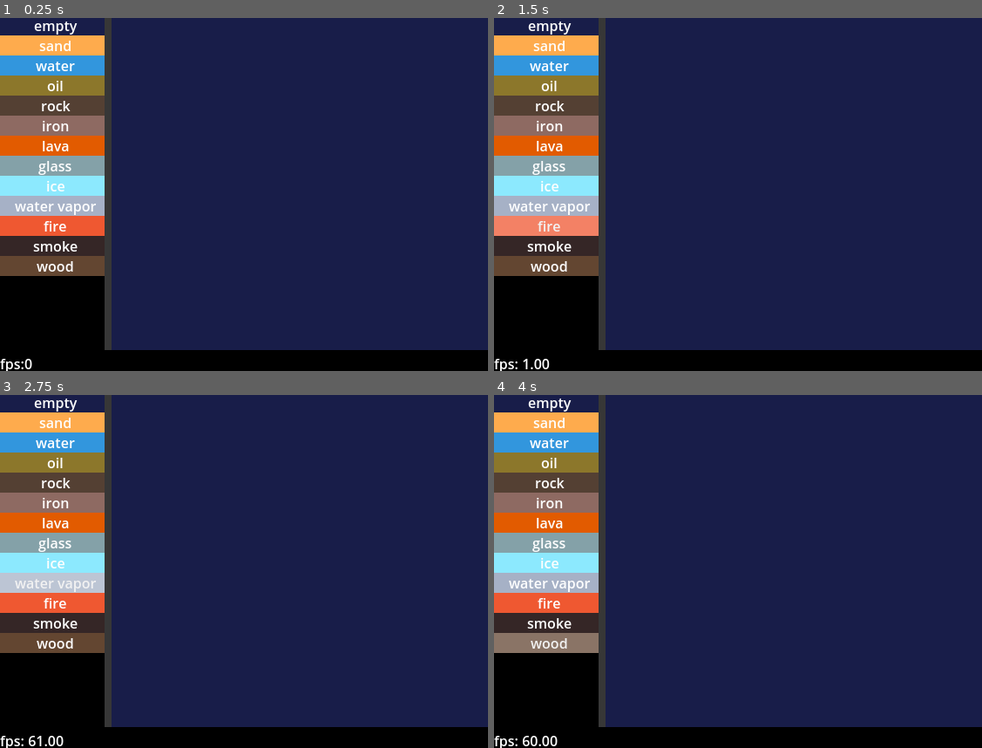
Above: before the commit, frames 1-4 (two rows, left to right).
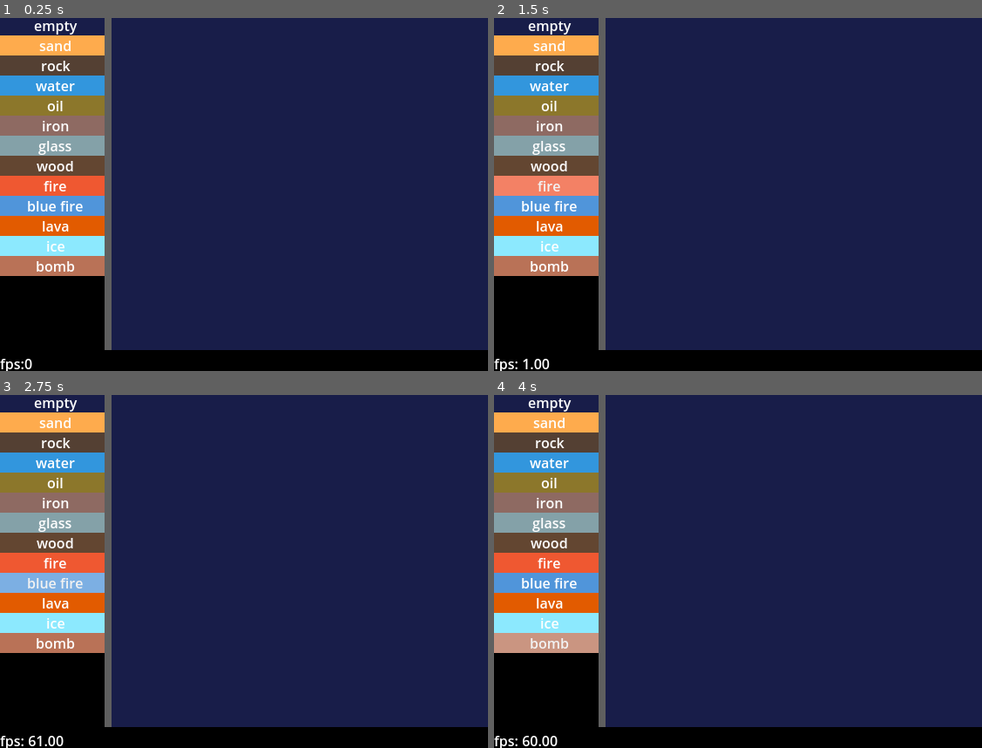
Above: after the commit, the same moments.

Repository: kiwijuice56/sand-spoon
Game: Godot game, scene res://main/main.tscn
The game is run twice, just before and just after one commit, with the same random seed, the same clock (stepped at 60 frames per second) and the same inputs.
Inputs (mouse positions are in pixels of both pictures, inside the frame that each line leads up to):
- Up to frame 1 (0.25 s): no input
- Up to frame 2 (1.5 s): click "empty" at 0.5 s; click "fire" at 1.25 s
- Up to frame 3 (2.75 s): click (53, 582) at 2 s, where only the run after the commit has a clickable "blue fire"
- Up to frame 4 (4 s): click (547, 624) at 2.75 s, where only the run before the commit has a clickable "smoke"; click (547, 642) at 3.5 s, where only the run after the commit has a clickable "bomb"

The runs differ from the first frame. In frame 1, 13% of the frame differs, in the area x 0-23%, y 0-95%; in frame 2, 13%; in frame 3, 13%; in frame 4, 13%.

Commit message:
Custom icons, explosions

Diff:
--- /dev/null
+++ b/main/icons/element_icon.svg
@@ -0,0 +1,19 @@
+<?xml version="1.0" encoding="UTF-8" ?>
+<svg version="1.1" width="36" height="36" xmlns="http://www.w3.org/2000/svg" shape-rendering="crispEdges">
+<rect x="16" y="12" width="4" height="4" fill="#FFFFFF" />
+<rect x="12" y="16" width="4" height="4" fill="#FFFFFF" />
+<rect x="16" y="16" width="4" height="4" fill="#FFFFFF" />
+<rect x="20" y="16" width="4" height="4" fill="#FFFFFF" />
+<rect x="8" y="20" width="4" height="4" fill="#FFFFFF" />
+<rect x="12" y="20" width="4" height="4" fill="#FFFFFF" />
+<rect x="16" y="20" width="4" height="4" fill="#FFFFFF" />
+<rect x="20" y="20" width="4" height="4" fill="#FFFFFF" />
+<rect x="24" y="20" width="4" height="4" fill="#FFFFFF" />
+<rect x="4" y="24" width="4" height="4" fill="#FFFFFF" />
+<rect x="8" y="24" width="4" height="4" fill="#FFFFFF" />
+<rect x="12" y="24" width="4" height="4" fill="#FFFFFF" />
+<rect x="16" y="24" width="4" height="4" fill="#FFFFFF" />
+<rect x="20" y="24" width="4" height="4" fill="#FFFFFF" />
+<rect x="24" y="24" width="4" height="4" fill="#FFFFFF" />
+<rect x="28" y="24" width="4" height="4" fill="#FFFFFF" />
+</svg>
--- /dev/null
+++ b/main/icons/fluid_icon.svg
@@ -0,0 +1,24 @@
+<?xml version="1.0" encoding="UTF-8" ?>
+<svg version="1.1" width="36" height="36" xmlns="http://www.w3.org/2000/svg" shape-rendering="crispEdges">
+<rect x="16" y="4" width="4" height="4" fill="#BFEFFF" />
+<rect x="16" y="8" width="4" height="4" fill="#BFEFFF" />
+<rect x="12" y="12" width="4" height="4" fill="#BFEFFF" />
+<rect x="16" y="12" width="4" height="4" fill="#BFEFFF" />
+<rect x="20" y="12" width="4" height="4" fill="#BFEFFF" />
+<rect x="12" y="16" width="4" height="4" fill="#BFEFFF" />
+<rect x="16" y="16" width="4" height="4" fill="#BFEFFF" />
+<rect x="20" y="16" width="4" height="4" fill="#BFEFFF" />
+<rect x="8" y="20" width="4" height="4" fill="#BFEFFF" />
+<rect x="12" y="20" width="4" height="4" fill="#BFEFFF" />
+<rect x="16" y="20" width="4" height="4" fill="#BFEFFF" />
+<rect x="20" y="20" width="4" height="4" fill="#BFEFFF" />
+<rect x="24" y="20" width="4" height="4" fill="#BFEFFF" />
+<rect x="8" y="24" width="4" height="4" fill="#BFEFFF" />
+<rect x="12" y="24" width="4" height="4" fill="#BFEFFF" />
+<rect x="16" y="24" width="4" height="4" fill="#BFEFFF" />
+<rect x="20" y="24" width="4" height="4" fill="#BFEFFF" />
+<rect x="24" y="24" width="4" height="4" fill="#BFEFFF" />
+<rect x="12" y="28" width="4" height="4" fill="#BFEFFF" />
+<rect x="16" y="28" width="4" height="4" fill="#BFEFFF" />
+<rect x="20" y="28" width="4" height="4" fill="#BFEFFF" />
+</svg>
--- /dev/null
+++ b/main/icons/metal_icon.svg
@@ -0,0 +1,22 @@
+<?xml version="1.0" encoding="UTF-8" ?>
+<svg version="1.1" width="36" height="36" xmlns="http://www.w3.org/2000/svg" shape-rendering="crispEdges">
+<rect x="12" y="4" width="4" height="4" fill="#FFFABF" />
+<rect x="16" y="4" width="4" height="4" fill="#FFFABF" />
+<rect x="20" y="4" width="4" height="4" fill="#FFFABF" />
+<rect x="8" y="8" width="4" height="4" fill="#FFFABF" />
+<rect x="24" y="8" width="4" height="4" fill="#FFFABF" />
+<rect x="4" y="12" width="4" height="4" fill="#FFFABF" />
+<rect x="16" y="12" width="4" height="4" fill="#FFFABF" />
+<rect x="20" y="12" width="4" height="4" fill="#FFFABF" />
+<rect x="28" y="12" width="4" height="4" fill="#FFFABF" />
+<rect x="4" y="16" width="4" height="4" fill="#FFFABF" />
+<rect x="20" y="16" width="4" height="4" fill="#FFFABF" />
+<rect x="28" y="16" width="4" height="4" fill="#FFFABF" />
+<rect x="4" y="20" width="4" height="4" fill="#FFFABF" />
+<rect x="28" y="20" width="4" height="4" fill="#FFFABF" />
+<rect x="8" y="24" width="4" height="4" fill="#FFFABF" />
+<rect x="24" y="24" width="4" height="4" fill="#FFFABF" />
+<rect x="12" y="28" width="4" height="4" fill="#FFFABF" />
+<rect x="16" y="28" width="4" height="4" fill="#FFFABF" />
+<rect x="20" y="28" width="4" height="4" fill="#FFFABF" />
+</svg>
--- /dev/null
+++ b/main/icons/powder_icon.svg
@@ -0,0 +1,20 @@
+<?xml version="1.0" encoding="UTF-8" ?>
+<svg version="1.1" width="36" height="36" xmlns="http://www.w3.org/2000/svg" shape-rendering="crispEdges">
+<rect x="16" y="4" width="4" height="4" fill="#FFFABF" />
+<rect x="16" y="12" width="4" height="4" fill="#FFFABF" />
+<rect x="12" y="16" width="4" height="4" fill="#FFFABF" />
+<rect x="16" y="16" width="4" height="4" fill="#FFFABF" />
+<rect x="20" y="16" width="4" height="4" fill="#FFFABF" />
+<rect x="8" y="20" width="4" height="4" fill="#FFFABF" />
+<rect x="12" y="20" width="4" height="4" fill="#FFFABF" />
+<rect x="16" y="20" width="4" height="4" fill="#FFFABF" />
+<rect x="20" y="20" width="4" height="4" fill="#FFFABF" />
+<rect x="24" y="20" width="4" height="4" fill="#FFFABF" />
+<rect x="4" y="24" width="4" height="4" fill="#FFFABF" />
+<rect x="8" y="24" width="4" height="4" fill="#FFFABF" />
+<rect x="12" y="24" width="4" height="4" fill="#FFFABF" />
+<rect x="16" y="24" width="4" height="4" fill="#FFFABF" />
+<rect x="20" y="24" width="4" height="4" fill="#FFFABF" />
+<rect x="24" y="24" width="4" height="4" fill="#FFFABF" />
+<rect x="28" y="24" width="4" height="4" fill="#FFFABF" />
+</svg>
--- /dev/null
+++ b/main/icons/solid_icon.svg
@@ -0,0 +1,40 @@
+<?xml version="1.0" encoding="UTF-8" ?>
+<svg version="1.1" width="36" height="36" xmlns="http://www.w3.org/2000/svg" shape-rendering="crispEdges">
+<rect x="12" y="4" width="4" height="4" fill="#FFFABF" />
+<rect x="16" y="4" width="4" height="4" fill="#FFFABF" />
+<rect x="20" y="4" width="4" height="4" fill="#FFFABF" />
+<rect x="8" y="8" width="4" height="4" fill="#FFFABF" />
+<rect x="12" y="8" width="4" height="4" fill="#FFFABF" />
+<rect x="16" y="8" width="4" height="4" fill="#FFFABF" />
+<rect x="20" y="8" width="4" height="4" fill="#FFFABF" />
+<rect x="24" y="8" width="4" height="4" fill="#FFFABF" />
+<rect x="4" y="12" width="4" height="4" fill="#FFFABF" />
+<rect x="8" y="12" width="4" height="4" fill="#FFFABF" />
+<rect x="12" y="12" width="4" height="4" fill="#FFFABF" />
+<rect x="16" y="12" width="4" height="4" fill="#FFFABF" />
+<rect x="20" y="12" width="4" height="4" fill="#FFFABF" />
+<rect x="24" y="12" width="4" height="4" fill="#FFFABF" />
+<rect x="28" y="12" width="4" height="4" fill="#FFFABF" />
+<rect x="4" y="16" width="4" height="4" fill="#FFFABF" />
+<rect x="8" y="16" width="4" height="4" fill="#FFFABF" />
+<rect x="12" y="16" width="4" height="4" fill="#FFFABF" />
+<rect x="16" y="16" width="4" height="4" fill="#FFFABF" />
+<rect x="20" y="16" width="4" height="4" fill="#FFFABF" />
+<rect x="24" y="16" width="4" height="4" fill="#FFFABF" />
+<rect x="28" y="16" width="4" height="4" fill="#FFFABF" />
+<rect x="4" y="20" width="4" height="4" fill="#FFFABF" />
+<rect x="8" y="20" width="4" height="4" fill="#FFFABF" />
+<rect x="12" y="20" width="4" height="4" fill="#FFFABF" />
+<rect x="16" y="20" width="4" height="4" fill="#FFFABF" />
+<rect x="20" y="20" width="4" height="4" fill="#FFFABF" />
+<rect x="24" y="20" width="4" height="4" fill="#FFFABF" />
+<rect x="28" y="20" width="4" height="4" fill="#FFFABF" />
+<rect x="8" y="24" width="4" height="4" fill="#FFFABF" />
+<rect x="12" y="24" width="4" height="4" fill="#FFFABF" />
+<rect x="16" y="24" width="4" height="4" fill="#FFFABF" />
+<rect x="20" y="24" width="4" height="4" fill="#FFFABF" />
+<rect x="24" y="24" width="4" height="4" fill="#FFFABF" />
+<rect x="12" y="28" width="4" height="4" fill="#FFFABF" />
+<rect x="16" y="28" width="4" height="4" fill="#FFFABF" />
+<rect x="20" y="28" width="4" height="4" fill="#FFFABF" />
+</svg>
--- a/main/main.tscn
+++ b/main/main.tscn
@@ -19,8 +19,11 @@
 [ext_resource type="Resource" uid="uid://bqaxylj8854bp" path="res://main/simulation/element/fluid/fire.tres" id="15_65xk6"]
 [ext_resource type="Resource" uid="uid://bgkbc65vhh6cn" path="res://main/simulation/element/fluid/smoke.tres" id="16_mq8vw"]
 [ext_resource type="Resource" uid="uid://cdqauikpfjgj3" path="res://main/simulation/element/solid/wood.tres" id="17_kc8vj"]
+[ext_resource type="Resource" uid="uid://dmnlsv355gygw" path="res://main/simulation/element/fluid/blue_fire.tres" id="18_56lxe"]
+[ext_resource type="Resource" uid="uid://c3jubx3w7ogpw" path="res://main/simulation/element/explosion/explosion.tres" id="19_ef3v6"]
+[ext_resource type="Resource" uid="uid://b8em3mxvlifq7" path="res://main/simulation/element/solid/bomb.tres" id="20_sgjin"]
 
-[sub_resource type="Image" id="Image_6yi0h"]
+[sub_resource type="Image" id="Image_wgkq2"]
 data = {
 "data": PackedByteArray(0, 0, 0, 0, 0, 0, 0, 0, 0, 0, 0, 0, 0, 0, 0, 0, 0, 0, 0, 0, 0, 0, 0, 0, 0, 0, 0, 0, 0, 0, 0, 0, …(62113 unchanged characters)…
 "format": "RGBA8",
@@ -76,7 +79,7 @@
 simulation_size = Vector2i(72, 64)
 simulation_scale = 6
 chunk_size = 8
-elements = Array[ExtResource("2_55j5a")]([ExtResource("4_oq8j5"), ExtResource("5_57l7a"), ExtResource("5_4oxmv"), ExtResource("8_l1nvi"), ExtResource("9_bp35h"), ExtResource("10_7jxe6"), ExtResource("11_d45fd"), ExtResource("12_21fqx"), ExtResource("13_pqvew"), ExtResource("14_vb41q"), ExtResource("15_65xk6"), ExtResource("16_mq8vw"), ExtResource("17_kc8vj")])
+elements = Array[ExtResource("2_55j5a")]([ExtResource("4_oq8j5"), ExtResource("5_57l7a"), ExtResource("9_bp35h"), ExtResource("5_4oxmv"), ExtResource("8_l1nvi"), ExtResource("10_7jxe6"), ExtResource("12_21fqx"), ExtResource("17_kc8vj"), ExtResource("15_65xk6"), ExtResource("18_56lxe"), ExtResource("11_d45fd"), ExtResource("13_pqvew"), ExtResource("14_vb41q"), ExtResource("16_mq8vw"), ExtResource("19_ef3v6"), ExtResource("20_sgjin")])
 
 [node name="Painter" type="Node" parent="VBoxContainer/HBoxContainer/Simulation" node_paths=PackedStringArray("sim", "selector")]
 script = ExtResource("3_3diiu")
--- a/main/painter/painter.gd
+++ b/main/painter/painter.gd
@@ -52,6 +52,13 @@
 	for row in range(-radius, radius + 1):
 		for col in range(-radius, radius + 1):
 			if row * row + col * col < radius * radius:
-				if not sim.in_bounds(row + center_row, col + center_col):
-					continue
-				sim.set_element(row + center_row, col + center_col, element_name)
+				paint_pixel(row + center_row, col + center_col, element_name)
+
+func paint_pixel(row: int, col: int, element_name: String) -> void:
+	if not sim.in_bounds(row, col):
+		return
+	var element_resource: Element = sim.get_element_resource_from_name(element_name)
+	var old_element_resource: Element = sim.get_element_resource(row, col)
+	if element_resource is Fluid and old_element_resource is Solid:
+		return
+	sim.set_element(row, col, element_name)
--- a/main/simulation/element/element.gd
+++ b/main/simulation/element/element.gd
@@ -1,11 +1,13 @@
+@icon("res://main/icons/element_icon.svg")
 class_name Element extends Resource
-# Data: assumes byte 0 for temperature.
+# Data: assumes byte 0 and 1 for temperature.
 
 @export_group("UI")
 ## Name used in UI and code.
 @export var unique_name: String
+@export var hidden: bool = false
 
-## Base color for UI components for this element
+## Base color for UI components for this element.
 @export var ui_color: Color
 
 @export_group("Heat")
@@ -21,6 +23,9 @@
 ## No effect if set to -1.
 @export_range(-1, 10000, 0.1, "or_greater", "suffix:K") var low_heat_point: float = -1
 @export var low_heat_transformation: String = "empty"
+
+@export_group("Explosion")
+@export_range(0, 1) var explosion_resistance: float = 0.1
 
 @export_group("Decay")
 ## The probability that this element will decay into decay_transformation on any frame.
--- a/main/simulation/element/empty/empty.gd
+++ b/main/simulation/element/empty/empty.gd
@@ -1 +1,2 @@
+@icon("res://main/icons/element_icon.svg")
 class_name Empty extends Element
--- a/main/simulation/element/empty/empty.tres
+++ b/main/simulation/element/empty/empty.tres
@@ -5,6 +5,7 @@
 [resource]
 script = ExtResource("1_m73bc")
 unique_name = "empty"
+hidden = false
 ui_color = Color(0.106477, 0.125597, 0.2879, 1)
 initial_temperature = 293.0
 conductivity = 0.5
@@ -12,6 +13,7 @@
 high_heat_transformation = "empty"
 low_heat_point = -1.0
 low_heat_transformation = "empty"
+explosion_resistance = 0.0
 decay_proportion = 0.0
 decay_transformation = "empty"
 skip_proportion = 0.3
--- /dev/null
+++ b/main/simulation/element/explosion/explosion.gd
@@ -0,0 +1,18 @@
+@icon("res://main/icons/element_icon.svg")
+class_name Explosion extends Element
+
+func process(sim: Simulation, row: int, col: int, data: int) -> bool:
+	if not super.process(sim, row, col, data):
+		return false
+	grow(sim, row + 1, col)
+	grow(sim, row - 1, col)
+	grow(sim, row, col + 1)
+	grow(sim, row, col - 1)
+	return true
+
+func grow(sim: Simulation, row: int, col: int) -> void:
+	if not sim.in_bounds(row, col):
+		return
+	if sim.fast_randf() < sim.get_element_resource(row, col).explosion_resistance:
+		return
+	sim.set_element(row, col, "explosion")
--- /dev/null
+++ b/main/simulation/element/explosion/explosion.tres
@@ -0,0 +1,19 @@
+[gd_resource type="Resource" script_class="Explosion" load_steps=2 format=3 uid="uid://c3jubx3w7ogpw"]
+
+[ext_resource type="Script" path="res://main/simulation/element/explosion/explosion.gd" id="1_istnf"]
+
+[resource]
+script = ExtResource("1_istnf")
+unique_name = "explosion"
+hidden = true
+ui_color = Color(2, 2, 2, 1)
+initial_temperature = 3000.0
+conductivity = 0.5
+high_heat_point = -1.0
+high_heat_transformation = "empty"
+low_heat_point = -1.0
+low_heat_transformation = "empty"
+explosion_resistance = 0.1
+decay_proportion = 0.7
+decay_transformation = "fire"
+skip_proportion = 0.0
--- /dev/null
+++ b/main/simulation/element/fluid/blue_fire.tres
@@ -0,0 +1,31 @@
+[gd_resource type="Resource" script_class="Fluid" load_steps=4 format=3 uid="uid://dmnlsv355gygw"]
+
+[ext_resource type="Script" path="res://main/simulation/element/fluid/fluid.gd" id="1_s58vm"]
+
+[sub_resource type="Gradient" id="Gradient_v6lfo"]
+offsets = PackedFloat32Array(0, 0.995)
+colors = PackedColorArray(0.49, 0.72, 2, 1, 1, 1.2, 2.5, 1)
+
+[sub_resource type="GradientTexture1D" id="GradientTexture1D_4abpj"]
+gradient = SubResource("Gradient_v6lfo")
+use_hdr = true
+
+[resource]
+script = ExtResource("1_s58vm")
+color_gradient = SubResource("GradientTexture1D_4abpj")
+viscosity = 0.5
+density = 0.3
+gravity_down = false
+unique_name = "blue fire"
+hidden = false
+ui_color = Color(0.316274, 0.587529, 0.856595, 1)
+initial_temperature = 3500.0
+conductivity = 0.01
+high_heat_point = -1.0
+high_heat_transformation = "empty"
+low_heat_point = 1500.0
+low_heat_transformation = "smoke"
+explosion_resistance = 0.1
+decay_proportion = 0.06
+decay_transformation = "smoke"
+skip_proportion = 0.4
--- a/main/simulation/element/fluid/fire.tres
+++ b/main/simulation/element/fluid/fire.tres
@@ -17,6 +17,7 @@
 density = 0.3
 gravity_down = false
 unique_name = "fire"
+hidden = false
 ui_color = Color(0.94, 0.34592, 0.1974, 1)
 initial_temperature = 1900.0
 conductivity = 0.01
@@ -24,6 +25,7 @@
 high_heat_transformation = "empty"
 low_heat_point = 1500.0
 low_heat_transformation = "smoke"
+explosion_resistance = 0.1
 decay_proportion = 0.06
 decay_transformation = "smoke"
 skip_proportion = 0.4
--- a/main/simulation/element/fluid/fluid.gd
+++ b/main/simulation/element/fluid/fluid.gd
@@ -1,3 +1,4 @@
+@icon("res://main/icons/fluid_icon.svg")
 class_name Fluid extends Element
 
 ## Range of colors based on height.
--- a/main/simulation/element/fluid/lava.tres
+++ b/main/simulation/element/fluid/lava.tres
@@ -17,6 +17,7 @@
 density = 3100.0
 gravity_down = true
 unique_name = "lava"
+hidden = false
 ui_color = Color(0.89, 0.356, 0, 1)
 initial_temperature = 1300.0
 conductivity = 0.02
@@ -24,6 +25,7 @@
 high_heat_transformation = "empty"
 low_heat_point = 600.0
 low_heat_transformation = "rock"
+explosion_resistance = 0.1
 decay_proportion = 0.0
 decay_transformation = "empty"
 skip_proportion = 0.6
--- a/main/simulation/element/fluid/oil.tres
+++ b/main/simulation/element/fluid/oil.tres
@@ -15,13 +15,15 @@
 density = 750.0
 gravity_down = true
 unique_name = "oil"
+hidden = false
 ui_color = Color(0.55, 0.468967, 0.176, 1)
 initial_temperature = 293.0
-conductivity = 0.1
+conductivity = 0.4
 high_heat_point = 500.0
 high_heat_transformation = "fire"
 low_heat_point = -1.0
 low_heat_transformation = "empty"
+explosion_resistance = 0.1
 decay_proportion = 0.0
 decay_transformation = "empty"
 skip_proportion = 0.3
--- a/main/simulation/element/fluid/smoke.tres
+++ b/main/simulation/element/fluid/smoke.tres
@@ -16,6 +16,7 @@
 density = 0.01
 gravity_down = false
 unique_name = "smoke"
+hidden = true
 ui_color = Color(0.211765, 0.156863, 0.156863, 1)
 initial_temperature = 293.0
 conductivity = 0.01
@@ -23,6 +24,7 @@
 high_heat_transformation = "empty"
 low_heat_point = -1.0
 low_heat_transformation = "empty"
+explosion_resistance = 0.0
 decay_proportion = 0.1
 decay_transformation = "empty"
 skip_proportion = 0.5
--- a/main/simulation/element/fluid/water.tres
+++ b/main/simulation/element/fluid/water.tres
@@ -15,11 +15,15 @@
 density = 1000.0
 gravity_down = true
 unique_name = "water"
+hidden = false
 ui_color = Color(0.2001, 0.590875, 0.87, 1)
-skip_proportion = 0.4
 initial_temperature = 293.0
 conductivity = 0.2
 high_heat_point = 373.0
 high_heat_transformation = "water vapor"
 low_heat_point = 273.0
 low_heat_transformation = "ice"
+explosion_resistance = 0.5
+decay_proportion = 0.0
+decay_transformation = "empty"
+skip_proportion = 0.4
--- a/main/simulation/element/fluid/water_vapor.tres
+++ b/main/simulation/element/fluid/water_vapor.tres
@@ -15,6 +15,7 @@
 density = 0.59
 gravity_down = false
 unique_name = "water vapor"
+hidden = true
 ui_color = Color(0.654902, 0.698039, 0.780392, 1)
 initial_temperature = 293.0
 conductivity = 0.02
@@ -22,6 +23,7 @@
 high_heat_transformation = "empty"
 low_heat_point = 280.0
 low_heat_transformation = "water"
+explosion_resistance = 0.1
 decay_proportion = 0.01
 decay_transformation = "empty"
 skip_proportion = 0.3
--- /dev/null
+++ b/main/simulation/element/solid/bomb.tres
@@ -0,0 +1,26 @@
+[gd_resource type="Resource" script_class="Solid" load_steps=4 format=3 uid="uid://b8em3mxvlifq7"]
+
+[ext_resource type="Script" path="res://main/simulation/element/solid/solid.gd" id="1_wxhgb"]
+
+[sub_resource type="Gradient" id="Gradient_u8fop"]
+colors = PackedColorArray(0.45098, 0, 0, 1, 1, 0.879, 0.67, 1)
+
+[sub_resource type="GradientTexture1D" id="GradientTexture1D_4442x"]
+gradient = SubResource("Gradient_u8fop")
+
+[resource]
+script = ExtResource("1_wxhgb")
+color_gradient = SubResource("GradientTexture1D_4442x")
+unique_name = "bomb"
+hidden = false
+ui_color = Color(0.729412, 0.447059, 0.341176, 1)
+initial_temperature = 293.0
+conductivity = 0.5
+high_heat_point = 350.0
+high_heat_transformation = "explosion"
+low_heat_point = -1.0
+low_heat_transformation = "empty"
+explosion_resistance = 0.5
+decay_proportion = 0.0
+decay_transformation = "empty"
+skip_proportion = 0.3
--- a/main/simulation/element/solid/glass.tres
+++ b/main/simulation/element/solid/glass.tres
@@ -12,11 +12,15 @@
 script = ExtResource("1_4f7rg")
 color_gradient = SubResource("GradientTexture1D_qb12j")
 unique_name = "glass"
+hidden = false
 ui_color = Color(0.5214, 0.63228, 0.66, 1)
-skip_proportion = 0.3
 initial_temperature = 293.0
 conductivity = 0.1
 high_heat_point = 1600.0
 high_heat_transformation = "lava"
 low_heat_point = -1.0
 low_heat_transformation = "empty"
+explosion_resistance = 0.01
+decay_proportion = 0.0
+decay_transformation = "empty"
+skip_proportion = 0.3
--- a/main/simulation/element/solid/ice.tres
+++ b/main/simulation/element/solid/ice.tres
@@ -12,11 +12,15 @@
 script = ExtResource("1_34fcx")
 color_gradient = SubResource("GradientTexture1D_3md6k")
 unique_name = "ice"
+hidden = false
 ui_color = Color(0.54902, 0.917647, 1, 1)
-skip_proportion = 0.3
 initial_temperature = 260.0
 conductivity = 0.02
 high_heat_point = 280.0
 high_heat_transformation = "water"
 low_heat_point = -1.0
 low_heat_transformation = "empty"
+explosion_resistance = 0.1
+decay_proportion = 0.0
+decay_transformation = "empty"
+skip_proportion = 0.3
--- a/main/simulation/element/solid/metal/iron.tres
+++ b/main/simulation/element/solid/metal/iron.tres
@@ -14,11 +14,15 @@
 heat_gradient = ExtResource("1_k1nxe")
 color_gradient = SubResource("GradientTexture1D_53825")
 unique_name = "iron"
+hidden = false
 ui_color = Color(0.56, 0.418227, 0.3864, 1)
-skip_proportion = 0.3
 initial_temperature = 293.0
 conductivity = 0.3
 high_heat_point = 1800.0
 high_heat_transformation = "lava"
 low_heat_point = -1.0
 low_heat_transformation = "empty"
+explosion_resistance = 0.7
+decay_proportion = 0.0
+decay_transformation = "empty"
+skip_proportion = 0.3
--- a/main/simulation/element/solid/metal/metal.gd
+++ b/main/simulation/element/solid/metal/metal.gd
@@ -1,3 +1,4 @@
+@icon("res://main/icons/metal_icon.svg")
 class_name Metal extends Solid
 
 @export var heat_gradient: GradientTexture1D
--- a/main/simulation/element/solid/powder/powder.gd
+++ b/main/simulation/element/solid/powder/powder.gd
@@ -1,3 +1,4 @@
+@icon("res://main/icons/powder_icon.svg")
 class_name Powder extends Solid
 
 func process(sim: Simulation, row: int, col: int, data: int) -> bool:
--- a/main/simulation/element/solid/powder/sand.tres
+++ b/main/simulation/element/solid/powder/sand.tres
@@ -13,11 +13,15 @@
 script = ExtResource("1_uukw6")
 color_gradient = SubResource("GradientTexture1D_k6c5h")
 unique_name = "sand"
+hidden = false
 ui_color = Color(1, 0.67451, 0.301961, 1)
-skip_proportion = 0.4
 initial_temperature = 293.0
 conductivity = 0.2
 high_heat_point = 1000.0
 high_heat_transformation = "glass"
 low_heat_point = -1.0
 low_heat_transformation = "empty"
+explosion_resistance = 0.8
+decay_proportion = 0.0
+decay_transformation = "empty"
+skip_proportion = 0.4
--- a/main/simulation/element/solid/rock.tres
+++ b/main/simulation/element/solid/rock.tres
@@ -13,6 +13,7 @@
 script = ExtResource("1_at7y3")
 color_gradient = SubResource("GradientTexture1D_7dfe5")
 unique_name = "rock"
+hidden = false
 ui_color = Color(0.33, 0.25476, 0.2046, 1)
 initial_temperature = 293.0
 conductivity = 0.05
@@ -20,6 +21,7 @@
 high_heat_transformation = "lava"
 low_heat_point = -1.0
 low_heat_transformation = "empty"
+explosion_resistance = 0.7
 decay_proportion = 0.0
 decay_transformation = "empty"
 skip_proportion = 0.3
--- a/main/simulation/element/solid/solid.gd
+++ b/main/simulation/element/solid/solid.gd
@@ -1,3 +1,4 @@
+@icon("res://main/icons/solid_icon.svg")
 class_name Solid extends Element
 # Data: assumes byte 2 for color index, assigned randomly
 
--- a/main/simulation/element/solid/wood.tres
+++ b/main/simulation/element/solid/wood.tres
@@ -13,6 +13,7 @@
 script = ExtResource("1_2xjh7")
 color_gradient = SubResource("GradientTexture1D_l5dpd")
 unique_name = "wood"
+hidden = false
 ui_color = Color(0.39, 0.27534, 0.1989, 1)
 initial_temperature = 293.0
 conductivity = 0.05
@@ -20,6 +21,7 @@
 high_heat_transformation = "fire"
 low_heat_point = -1.0
 low_heat_transformation = "empty"
+explosion_resistance = 0.1
 decay_proportion = 0.0
 decay_transformation = "empty"
 skip_proportion = 0.3
--- a/main/simulation/simulation.gd
+++ b/main/simulation/simulation.gd
@@ -171,9 +171,12 @@
 func get_element_resource(row: int, col: int) -> Element:
 	return elements[_get_cell_id(row, col)]
 
-## Returns the element at row, col.
+## Returns the element name at row, col.
 func get_element(row: int, col: int) -> String:
 	return id_name_map[_get_cell_id(row, col)]
+
+func get_element_resource_from_name(element_name: String) -> Element:
+	return elements[name_id_map[element_name]]
 
 ## Returns the cell data at row, col.
 func get_data(row: int, col: int) -> int:
@@ -184,7 +187,10 @@
 		row += 1
 	if in_bounds(row, col + 1) and Simulation.fast_randf() < 0.5:
 		col += 1
-
+	if in_bounds(row - 2, col) and Simulation.fast_randf() < 0.5:
+		row -= 2
+	if in_bounds(row, col - 1) and Simulation.fast_randf() < 0.5:
+		col -= 2
 	return chunk_temp[row / chunk_size * simulation_size_chunk.x + col / chunk_size]
 
 ## Updates the element at row, col.
--- a/main/ui/element_selector/element_selector.gd
+++ b/main/ui/element_selector/element_selector.gd
@@ -15,6 +15,8 @@
 	for child in %ElementButtonContainer.get_children():
 		child.queue_free()
 	for element in sim.elements:
+		if element.hidden:
+			continue
 		var new_button: ElementButton = element_button_scene.instantiate()
 		%ElementButtonContainer.add_child(new_button)
 		new_button.initialize(element)
--- a/main/ui/theme.tres
+++ b/main/ui/theme.tres
@@ -1,7 +1,8 @@
 [gd_resource type="Theme" load_steps=3 format=3 uid="uid://dwfevn8ahgyc0"]
 
 [sub_resource type="StyleBoxFlat" id="StyleBoxFlat_pc21p"]
-bg_color = Color(0.152476, 0.152476, 0.152476, 1)
+bg_color = Color(0.374139, 0.374139, 0.374139, 1)
+expand_margin_left = 8.0
 
 [sub_resource type="StyleBoxFlat" id="StyleBoxFlat_rvvar"]
 bg_color = Color(0.219501, 0.219501, 0.219501, 1)
--- a/project.godot
+++ b/project.godot
@@ -33,7 +33,9 @@
 [file_customization]
 
 folder_colors={
-"res://main/simulation/element/": "orange"
+"res://main/simulation/element/": "gray",
+"res://main/simulation/element/fluid/": "blue",
+"res://main/simulation/element/solid/": "yellow"
 }
 
 [input]
Not shown, added: main/icons/element_icon.svg.import
Not shown, added: main/icons/fluid_icon.svg.import
Not shown, added: main/icons/metal_icon.svg.import
Not shown, added: main/icons/powder_icon.svg.import
Not shown, added: main/icons/solid_icon.svg.import
Not shown: 2 places in main/main.tscn that only renumber resources
